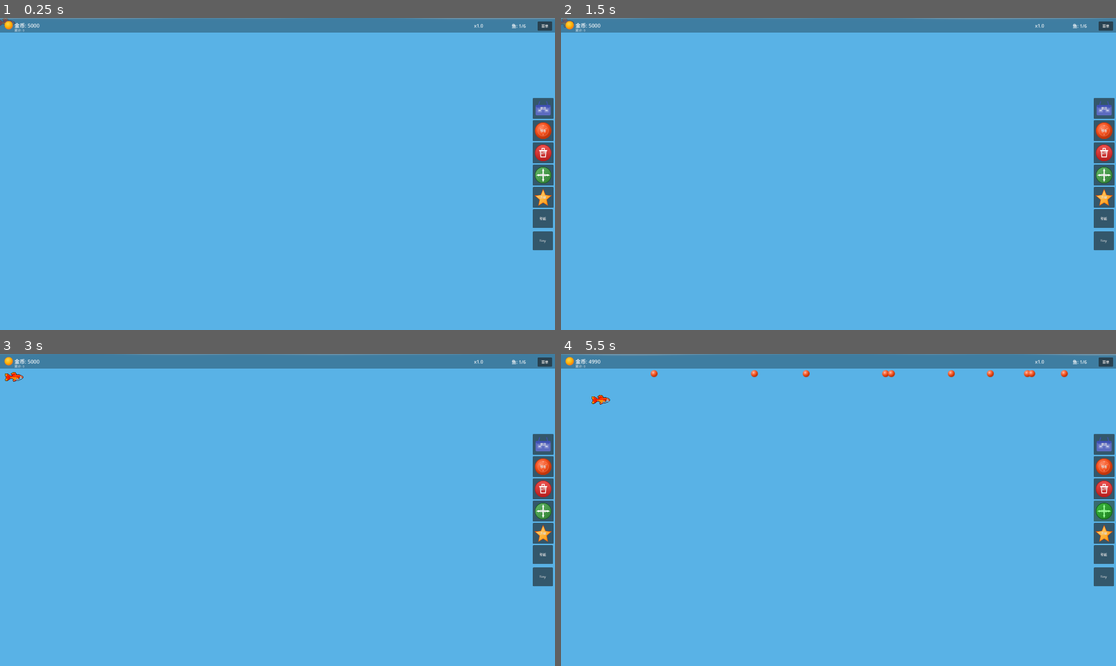
Above: before the commit, frames 1-4 (two rows, left to right).
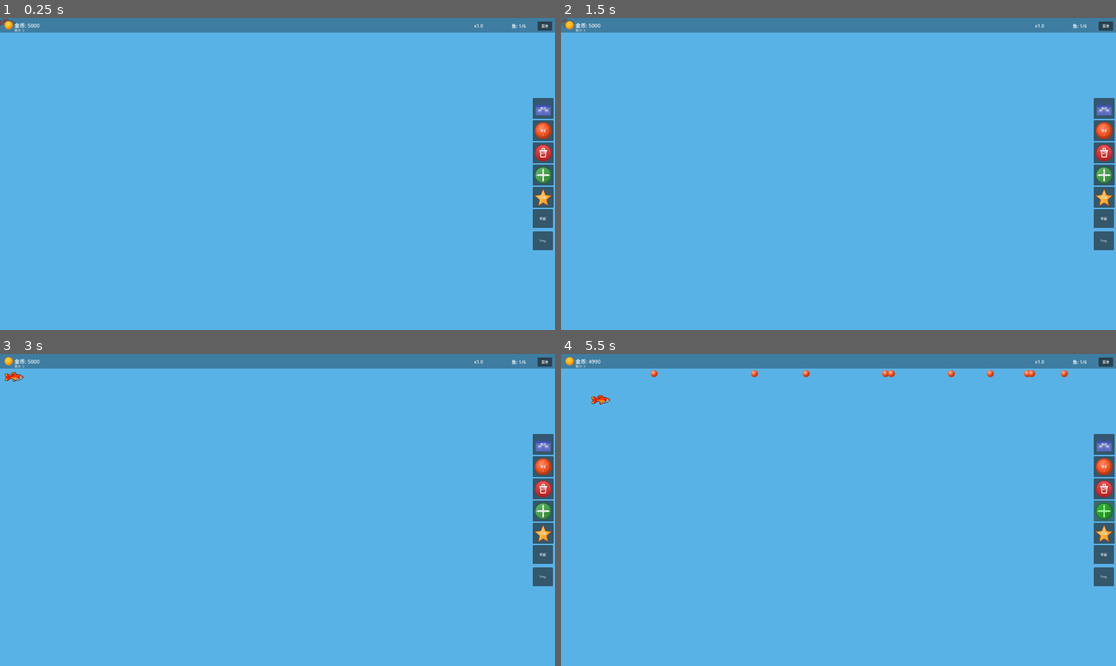
Above: after the commit, the same moments.

Repository: ZhanXuzhao/Deskquarium
Game: Godot game, scene res://main.tscn
Same seed, same stepped clock (60 frames per second), same inputs: the game is played once before the commit and once after it.
Inputs:
- Up to frame 1 (0.25 s): no input
- Up to frame 2 (1.5 s): click "菜单" at 0.5 s; click "重新开始游戏" at 1.25 s
- Up to frame 3 (3 s): click "商店" at 2 s; click "关闭" at 2.75 s
- Up to frame 4 (5.5 s): click "喂食" at 3.5 s; click "出售" at 4.25 s; click "移动" at 5 s

The runs differ from the first frame. In frame 1, 0.2% of the frame differs, in the area x 0-100%, y 0-1%; in frame 2, 0.1%; in frame 3, 0.1%; in frame 4, 0.2%.

Commit message:
移除水面效果（白色波浪线）

Diff:
--- a/scripts/aquarium/aquarium.gd
+++ b/scripts/aquarium/aquarium.gd
@@ -6,15 +6,6 @@
 @onready var food_container: Node2D = $FoodContainer
 @onready var decoration_container: Node2D = $DecorationContainer
 var food_pellets: Array[Node2D] = []
-
-# 水面高度比例（占视口高度百分比，0.0~1.0）
-var water_surface_height_ratio: float = 0.06:
-	set(value):
-		water_surface_height_ratio = clampf(value, 0.0, 0.5)
-		_update_water_surface()
-
-var _water_surface: ColorRect = null
-var _water_surface_material: ShaderMaterial = null
 
 # ── Decorations move/resize mode ──────────────────────────────────────────
 var _move_selected_deco: Sprite2D = null
@@ -112,40 +103,8 @@
 	Global.decoration_added.connect(_on_decoration_added)
 	Global.move_mode_changed.connect(_on_move_mode_changed)
 	# 不再设置 Aquarium 节点的缩放，由 main.gd 直接控制背景
-	_setup_water_surface()
 	_setup_selection_overlay()
 	set_process_unhandled_input(true)
-
-
-func _setup_water_surface() -> void:
-	var shader := preload("res://shaders/water_surface.gdshader") as Shader
-	if shader == null:
-		return
-
-	_water_surface_material = ShaderMaterial.new()
-	_water_surface_material.shader = shader
-
-	_water_surface = ColorRect.new()
-	_water_surface.name = "WaterSurface"
-	_water_surface.material = _water_surface_material
-	_water_surface.mouse_filter = Control.MOUSE_FILTER_IGNORE
-	add_child(_water_surface)
-
-	_update_water_surface()
-
-
-func _update_water_surface() -> void:
-	if _water_surface == null:
-		return
-
-	var surf_height := Global.DESIGN_HEIGHT * water_surface_height_ratio
-
-	_water_surface.size = Vector2(Global.DESIGN_WIDTH, surf_height)
-	_water_surface.position = Vector2.ZERO
-
-
-func set_water_surface_height_ratio(value: float) -> void:
-	water_surface_height_ratio = value
 
 
 # ── Selection Overlay ────────────────────────────────────────────────────
--- a/scripts/main.gd
+++ b/scripts/main.gd
@@ -154,10 +154,6 @@
 	aquarium.scale = Vector2(scale, scale)
 	# 底部对齐：Aquarium 底部边缘 = 视口底部
 	aquarium.position = Vector2(0, view_size.y - Global.DESIGN_HEIGHT * scale)
-
-	# 更新水面
-	if aquarium.has_method("_update_water_surface"):
-		aquarium._update_water_surface()
 
 	# 更新所有鱼的边界
 	for fish in fish_container.get_children():
